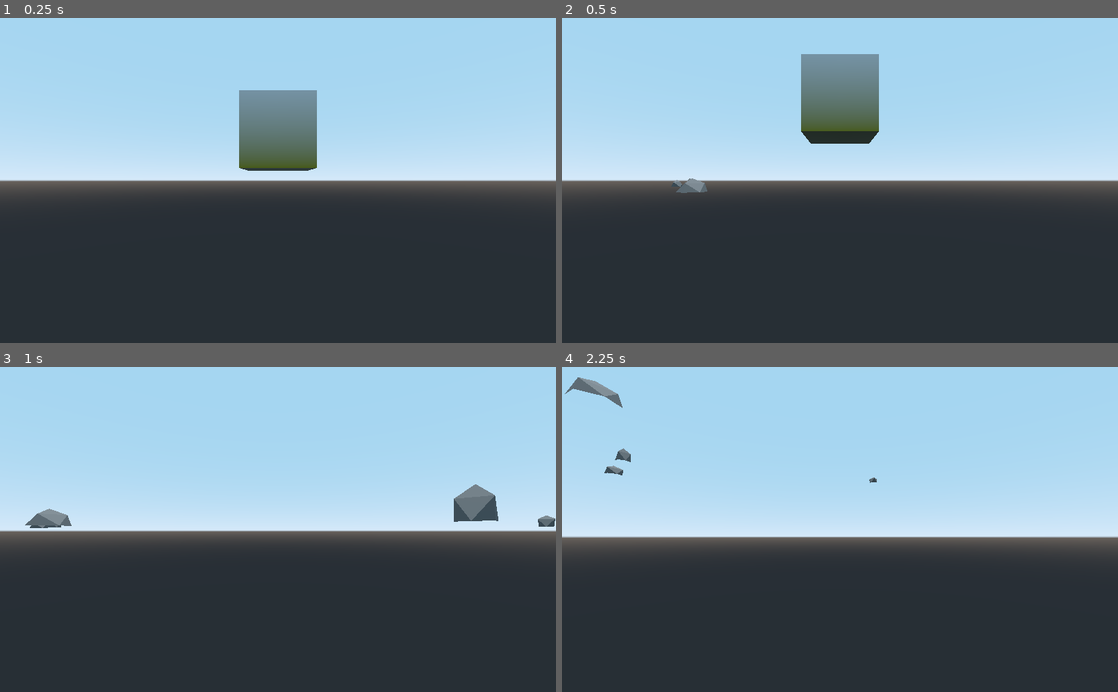
Above: before the commit, frames 1-4 (two rows, left to right).
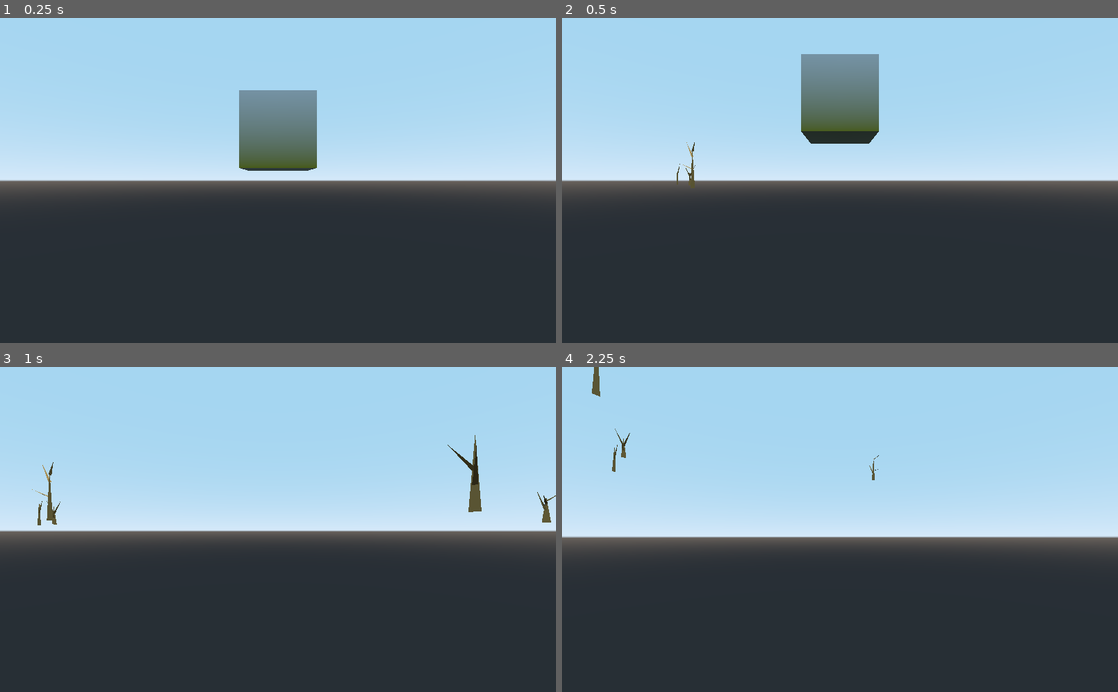
Above: after the commit, the same moments.

Repository: MilanFIN/Prototype-world
Game: Godot game, scene res://Game.tscn
Two runs of this game, one before a commit and one after it. Both use one fixed random seed, a clock stepped at 60 frames per second and the inputs below.
Inputs (mouse positions are in pixels of both pictures, inside the frame that each line leads up to):
- Up to frame 1 (0.25 s): no input
- Up to frame 2 (0.5 s): no input
- Up to frame 3 (1 s): move the mouse to (305, 529) at 0.52 s; hold W (forward) from 0.53 s (still down); tap Space (jump) at 0.77 s
- Up to frame 4 (2.25 s): keep holding W (forward); move the mouse to (812, 529) at 1.27 s; tap Space (jump) at 1.52 s; move the mouse to (851, 523) at 2.02 s

Frame 1 is identical in both runs. In frame 2, 0.3% of the frame differs, in the area x 19-27%, y 38-54%; in frame 3, 1.5%, in the area x 4-100%, y 20-50%; in frame 4, 0.6%.

Commit message:
basic tree trunks

Diff:
--- a/Scripts/ObjectGenerator.gd
+++ b/Scripts/ObjectGenerator.gd
@@ -2,7 +2,7 @@
 
 var staticobj = preload("res://Assets/Objects/StaticObject.tscn")
 var stoneShader = preload("res://Shaders/stone.shader")
-
+var woodShader = preload("res://Shaders/wood.shader")
 var valueGenerator
 var objectNode
 #following x,z in chunk coordinates
@@ -189,44 +189,145 @@
 
 				if (valueGenerator.hasObject(x * chunkSize + i, z* chunkSize + j)):
 
-					var result = makeRock() #CubeMesh.new()
-					#
+					var result = makeTree()#makeRock()
 
 					output[1].push_back([i, j, "Mesh", result])
 
 
 
-			#if (not (coordinates in populations)):
-			#	populations[coordinates] = []
 
 			mutex.lock()
 
 			threadOutputs.push_back(output)
 			mutex.unlock()
 
+func makeTree():
+	var st = SurfaceTool.new()
+	st.begin(Mesh.PRIMITIVE_TRIANGLES)
+
+	var height = valueGenerator.value(0,0,5,10)
+
+	var topxz = Vector2(0,0)#valueGenerator.value2d(0,0,-1,1)
+
+	var top = Vector3(topxz.x, height, topxz.y)
+
+	var base = []
+	var radius = valueGenerator.value(0,0,0.5,1)
+	for i in range(3):
+		base.push_back(Vector3(radius, 0, 0).rotated(Vector3.UP, deg2rad(120.0*i)))
+
+
+	var index = 0#1
+	st.add_vertex(top)
+	index += 1
+	for i in range(3):
+		index += 2
+		var first = base[i]
+		var second
+		if (i < 2):
+			second = base[i+1]
+		else:
+			second = base[0]
+
+		#set vertices to make first triangle
+		st.add_vertex(first)
+		st.add_vertex(second)
+		#create topmost triangle
+		st.add_index(0);
+		st.add_index(index-1);
+		st.add_index(index-2);
+
+
+
+
+	var branchCount = valueGenerator.getInt(0,0,1,5)
+
+	for i in range(branchCount):
+
+		var branchIndex = index
+		var start = valueGenerator.value(0,0,height*0.25, height*0.9)
+		var end = valueGenerator.value2d(0,0,-3,3)
+		var endHeight = valueGenerator.value(0,0,start, height+2)
+		var branchRadius = 0.3
+
+		var branchTop = Vector3(end.x, endHeight, end.y)
+		st.add_vertex(branchTop)
+		index += 1
+		var branchBase = []
+		for j in range(3):
+			branchBase.push_back(Vector3(branchRadius, start, 0).rotated(Vector3.UP, deg2rad(120.0*j)))
+
+
+
+		for j in range(3):
+			index += 2
+			var first = branchBase[j]
+			var second
+			if (j < 2):
+				second = branchBase[j+1]
+			else:
+				second = branchBase[0]
+
+
+			st.add_vertex(first)
+			st.add_vertex(second)
+
+			st.add_index(branchIndex);
+			st.add_index(index-1);
+			st.add_index(index-2);
+
+
+
+
+
+	st.generate_normals()
+	var mesh = st.commit()
+
+
+	var material = ShaderMaterial.new()
+	material.shader = woodShader
+
+	return [mesh, material]#CubeMesh.new()
+
 
 func makeRock():
 	var st = SurfaceTool.new()
 
 	st.begin(Mesh.PRIMITIVE_TRIANGLES)
 
-	var innerRadius = valueGenerator.value(1,1,1,3)
+	var innerRadius = valueGenerator.value(1,1,3,8)
 	var outerRadius = valueGenerator.value(1,1,0.5*innerRadius,1.5*innerRadius)
-	var height = valueGenerator.value(1,1,1,3)
-
-	var top = Vector3(0, height, 0)
+	var height = outerRadius#valueGenerator.value(1,1,1,3)
+
+	var topxz = valueGenerator.value2d(1,1,-1,1)
+	var top = Vector3(topxz.x, height, topxz.y)
 	st.add_vertex(top)
 
-	var lowerPoint = Vector3(innerRadius, height/2, 0)
+	var lowerPoint = Vector3(innerRadius, height/1.5, 0)
 	var index = 1
 
-
+	#generate the 3 points that make up the first 3 triangels under the top
+
+	#calculating the two points that will be the base of the triangle
+	var points = []
 	for i in range(3):
 
-		#calculating the two points that will be the base of the triangle
-		var first = lowerPoint.rotated(Vector3.UP, deg2rad(120.0*i))
-
-		var second = lowerPoint.rotated(Vector3.UP, deg2rad(120.0*(i+1)))
+		var point = lowerPoint.rotated(Vector3.UP, deg2rad(120.0*i))
+		var pointOffset = valueGenerator.value2d(1,1,0.5, 1.5)
+		point.x *= pointOffset.x
+		point.z *= pointOffset.y
+		points.push_back(point)
+
+
+
+	for i in range(3):
+
+		var first = points[i]
+		var second
+		if (i < 2):
+			second = points[i+1]
+		else:
+			second = points[0]
 
 		#set vertices to make first triangle
 		st.add_vertex(first)
@@ -243,10 +344,15 @@
 		var lowSecond = Vector2(second.x, second.z).normalized() * outerRadius
 		var lowCenter = (lowFirst+lowSecond).normalized() * outerRadius
 
+
+
 		#converting to 3d space
 		lowFirst = Vector3(lowFirst.x, -1, lowFirst.y)
 		lowSecond = Vector3(lowSecond.x, -1, lowSecond.y)
 		lowCenter = Vector3(lowCenter.x, -1, lowCenter.y)
+		var centerOffset = valueGenerator.value2d(1,1,0.5, 1.5)
+		lowCenter.x *= centerOffset.x
+		lowCenter.z *= centerOffset.y
 
 		st.add_vertex(lowFirst)
 		st.add_vertex(lowCenter)
@@ -277,8 +383,6 @@
 
 	var material = ShaderMaterial.new()
 	material.shader = stoneShader
-
-
 
 	return [mesh, material]#CubeMesh.new()
 
--- a/Scripts/ValueGenerator.gd
+++ b/Scripts/ValueGenerator.gd
@@ -74,6 +74,12 @@
 	var initial = randf()
 	var value = (initial - 0) * (maximum-minimum) + minimum
 	return value
-# Called every frame. 'delta' is the elapsed time since the previous frame.
-#func _process(delta: float) -> void:
-#	pass
+
+func value2d(x, z, minimum, maximum):
+	var first = value(x, z, minimum, maximum)
+	var second = value(x, z, minimum, maximum)
+	return Vector2(first, second)
+
+#should return a "random" integer including the max limit
+func getInt(x, z, minimum, maximum):
+	return int(value(x, z, minimum, maximum+1))
--- /dev/null
+++ b/Shaders/wood.shader
@@ -0,0 +1,26 @@
+shader_type spatial;
+
+
+void vertex() {
+
+	// vec4(0.5, 0.27, 0.08, 1.0);
+	vec4 color = vec4(0.4, 0.22, 0.05, 1.0);
+
+	COLOR = color;
+
+}
+
+
+void fragment() {
+	//NORMALMAP = texture(normalmap, tex_position).xyz;
+
+	//ALBEDO = vec3(0.0, 0.2, 0.0);
+	ALBEDO.r = COLOR.r;
+	ALBEDO.g = COLOR.g;
+	ALBEDO.b = COLOR.b;
+
+
+	METALLIC = 0.1;
+	ROUGHNESS = 0.8;
+
+}
